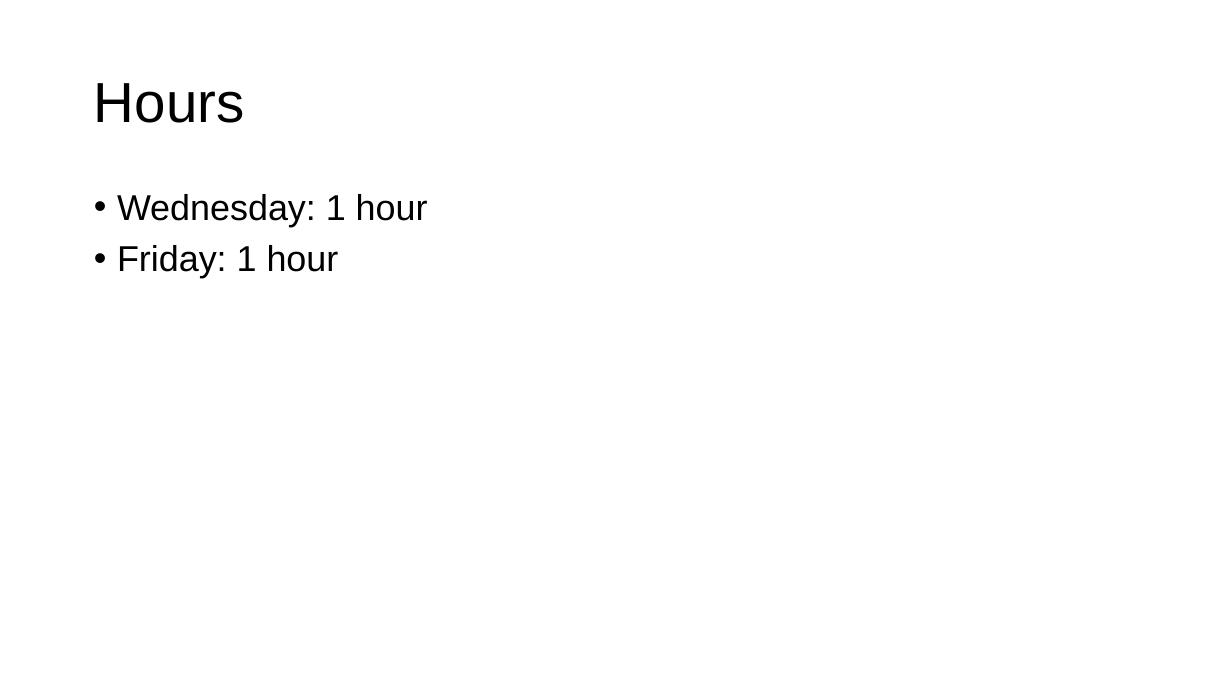
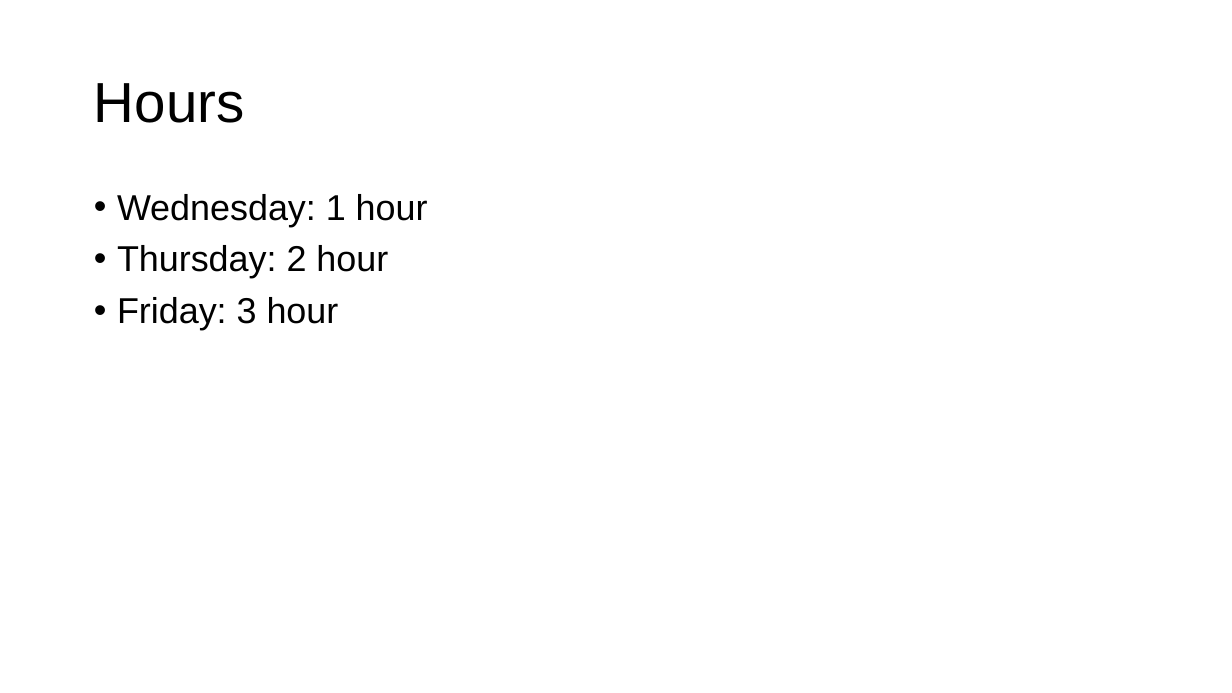
Before and after one commit to Top34051/foundry-model, a slide deck: slide 2 of slides/2021_03_05_Burapacheep.pptx. Drawn at 1232x693 pixels with LibreOffice and Linux fonts; fonts in the diff are those of the drawing. Boxes give left, top, right and bottom in pixels: in the first picture for what was removed or moved away, otherwise in the second. Text is boxed around its words. In the diff, an @@ line names an element or a change of style, - is before the commit and + after.

```diff
--- a/slides/2021_03_05_Burapacheep.pptx
+++ b/slides/2021_03_05_Burapacheep.pptx
@@ text at (117, 245, 388, 330): text changed @@
-• Friday: 1 hour
+• Thursday: 2 hour
+• Friday: 3 hour
```
Also in this commit, not shown: 1 other slide changed, 5 slides added, 7 slides removed, 4 other files.
